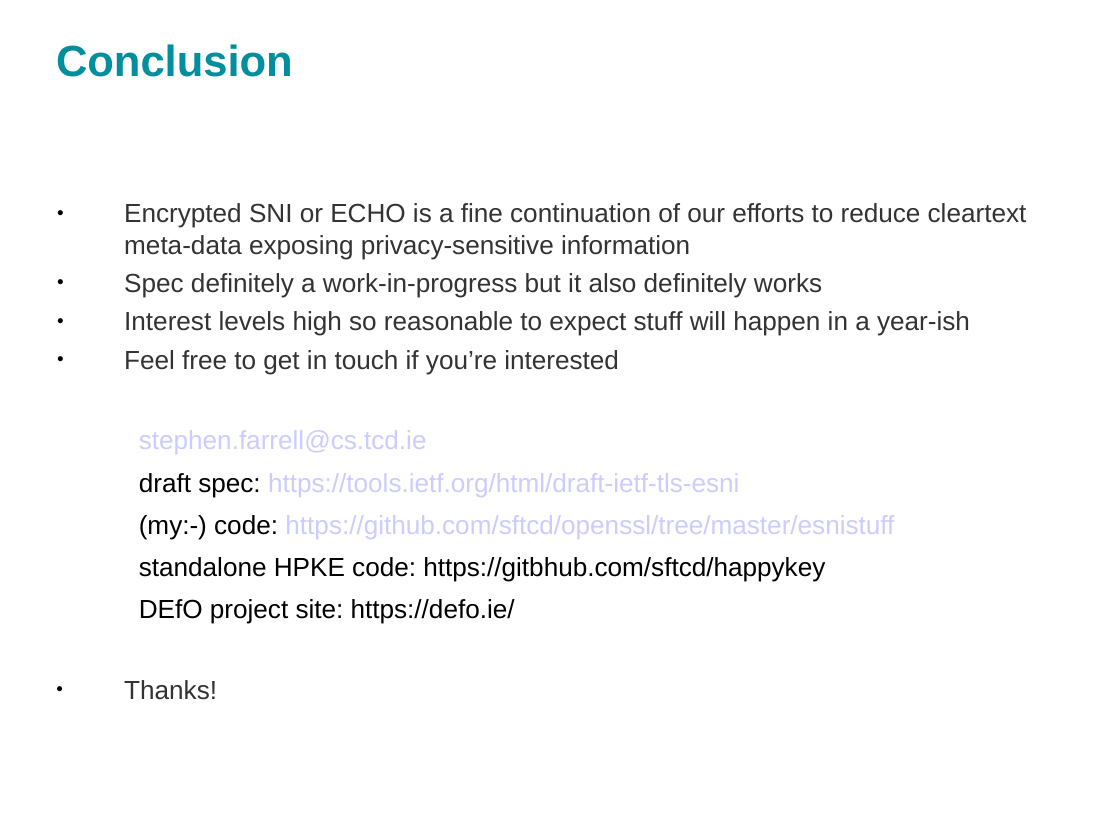
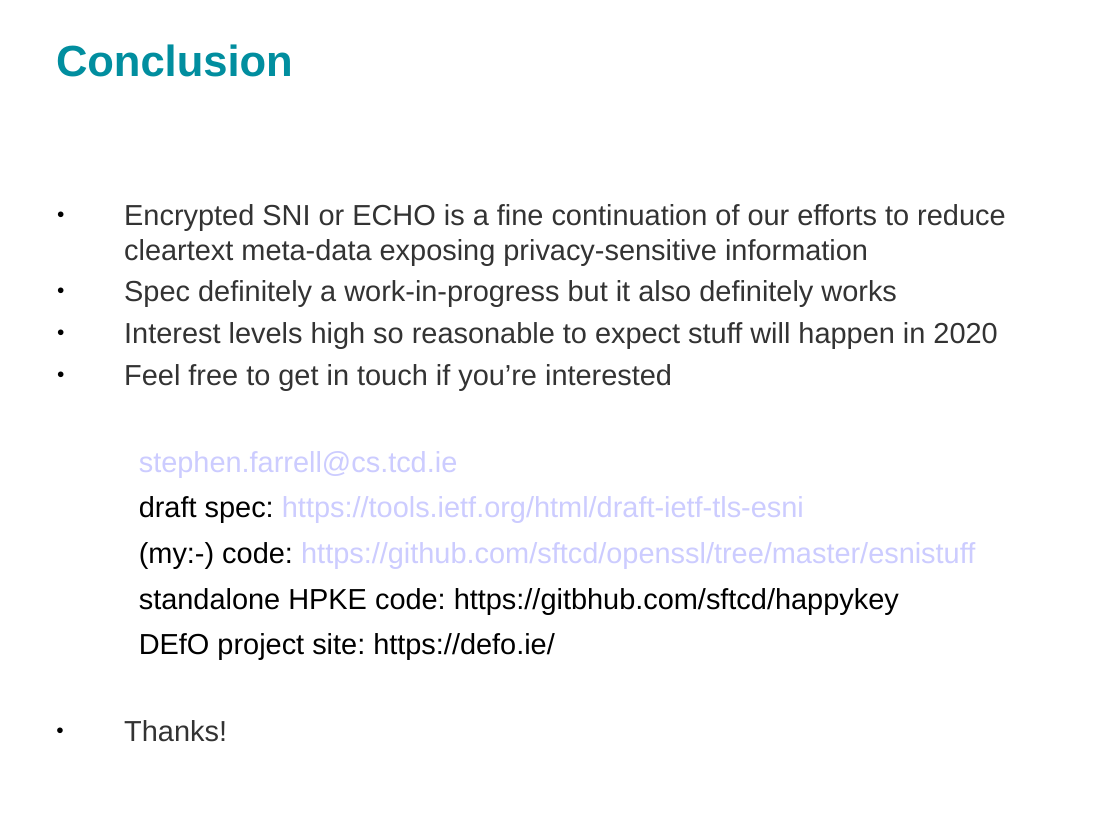
Before and after one commit to sftcd/cs7053, a slide deck: slide 27 of 2016lectures/13-echo.odp (slide 28 before the commit). Drawn at 1120x840 pixels with LibreOffice and Linux fonts; fonts in the diff are those of the drawing. Boxes give left, top, right and bottom in pixels: in the first picture for what was removed or moved away, otherwise in the second. Text is boxed around its words. In the diff, an @@ line names an element or a change of style, - is before the commit and + after.

```diff
--- a/2016lectures/13-echo.odp
+++ b/2016lectures/13-echo.odp
@@ text at bbox=[124, 204, 1005, 659]: size 16.8 to 18.6 pt in "Encrypted SNI or ECHO is a fine ...", "Spec definitely a work-in-progress but it also ...", "Feel free to get in touch if ...", "stephen.farrell@cs.tcd.ie" and 5 more places @@
@@ text at bbox=[124, 322, 997, 348]: text changed; size 16.8 to 18.6 pt @@
-● Interest levels high so reasonable to expect stuff will happen in a year-ish
+● Interest levels high so reasonable to expect stuff will happen in 2020
```
Also in this commit, not shown: 11 other slides changed, 1 slide removed, 2 other files.
